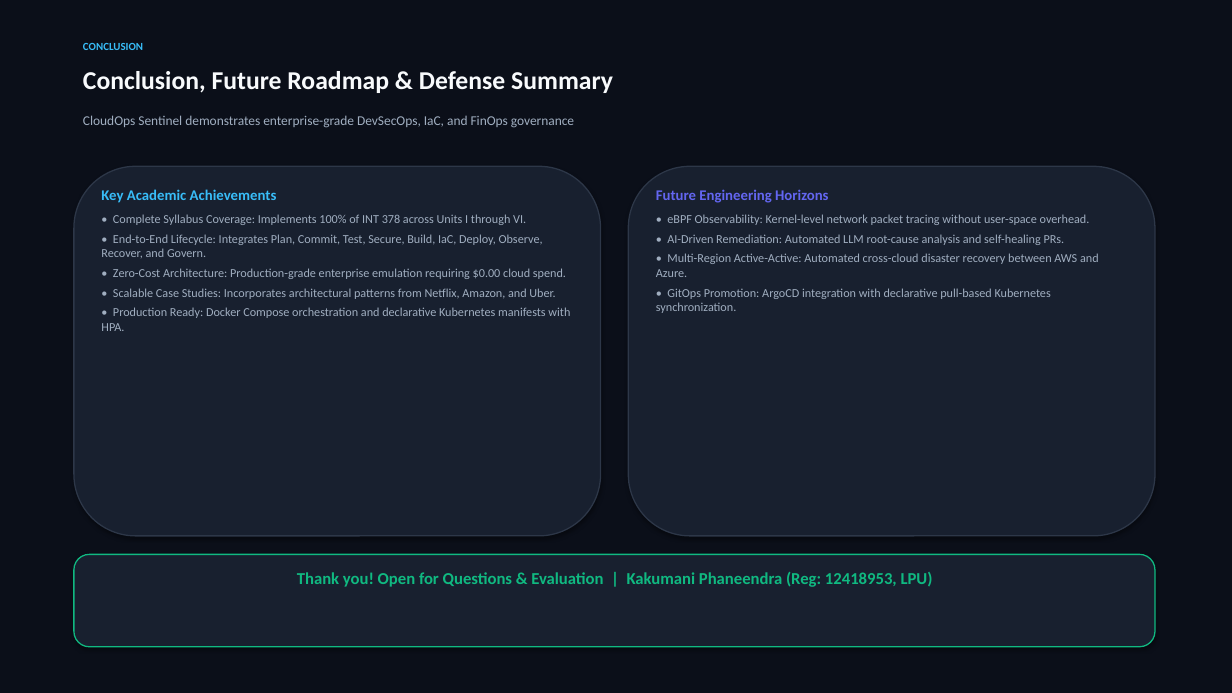
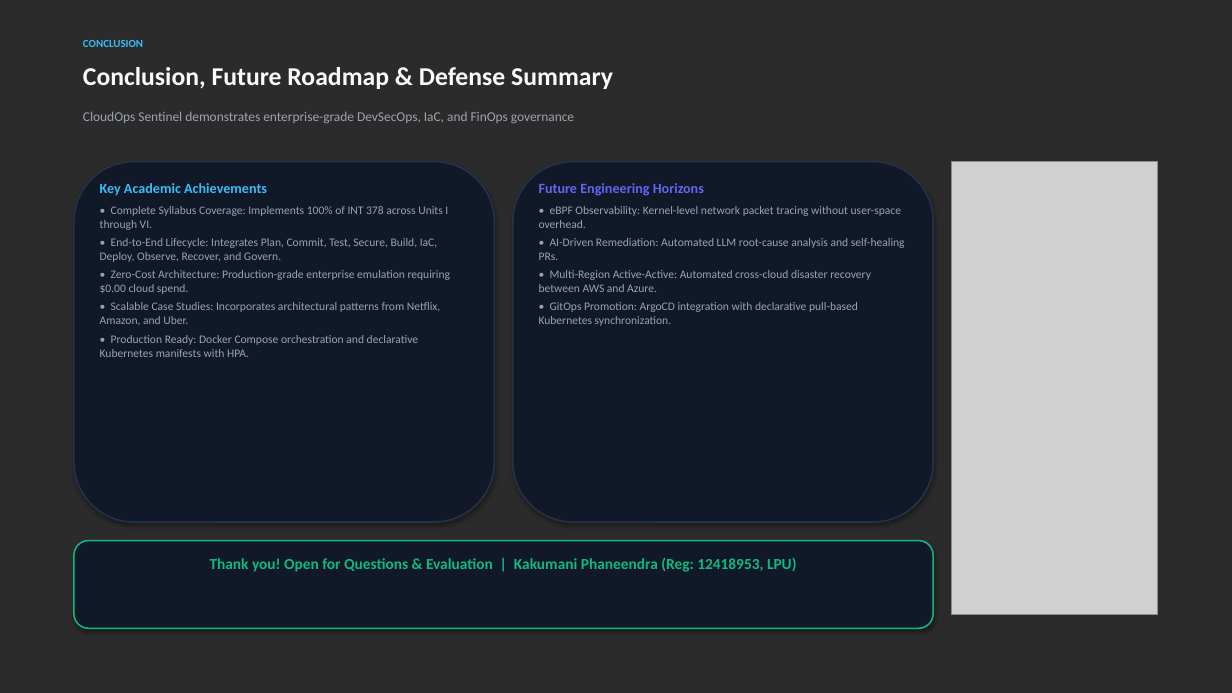
Before and after one commit to phanindra267/DevOps-WebApp, a slide deck: slide 13 of CloudOps_Sentinel_INT378_Presentation.pptx. Drawn at 1232x693 pixels with LibreOffice and Linux fonts; fonts in the diff are those of the drawing; grey boxes stand for pictures; background and template pictures are left out; a plain dark background stands for a picture behind light text. Boxes give left, top, right and bottom in pixels: in the first picture for what was removed or moved away, otherwise in the second. Text is boxed around its words. In the diff, an @@ line names an element or a change of style, - is before the commit and + after.

```diff
--- a/CloudOps_Sentinel_INT378_Presentation.pptx
+++ b/CloudOps_Sentinel_INT378_Presentation.pptx
@@ background #FFFFFF to picture (left out) @@
@@ rectangle removed at [0, 0, 1232, 693] @@
@@ text "Conclusion, Future Roadmap & Defense ...": place and size @@
-text "Conclusion, Future Roadmap & Defense ..." at [83, 71, 613, 93]
+text "Conclusion, Future Roadmap & Defense ..." at [83, 67, 613, 89]
@@ text "CloudOps Sentinel demonstrates enterprise-grade DevSecOps, ..." at [83, 111, 574, 123]: text colour #A0AEC0 to #9CA3AF @@
@@ rounded rectangle: place and size @@
-rounded rectangle at [74, 166, 601, 536]
+rounded rectangle at [74, 162, 494, 522]
@@ rounded rectangle at [74, 162, 494, 522]: fill #18202F to #111827; outline #2D3748 1 pt to #25334A 1.2 pt @@
@@ text "Key Academic Achievements" at [100, 183, 451, 357]: size 11.5 to 11 pt in "Key Academic Achievements"; size 9.5 to 9 pt, text colour #A0AEC0 to #9CA3AF; less space between paragraphs @@
@@ rounded rectangle at [513, 162, 933, 522]: fill #18202F to #111827; outline #2D3748 1 pt to #25334A 1.2 pt @@
@@ rounded rectangle: place and size @@
-rounded rectangle at [628, 166, 1155, 536]
+rounded rectangle at [513, 162, 933, 522]
@@ text "Future Engineering Horizons": place and size @@
-text "Future Engineering Horizons" at [656, 189, 1099, 313]
+text "Future Engineering Horizons" at [539, 183, 905, 326]
@@ text "Future Engineering Horizons" at [539, 183, 905, 326]: size 11.5 to 11 pt in "Future Engineering Horizons"; size 9.5 to 9 pt, text colour #A0AEC0 to #9CA3AF; less space between paragraphs @@
@@ picture added at [952, 162, 1158, 615] @@
@@ rounded rectangle: place and size @@
-rounded rectangle at [74, 555, 1155, 647]
+rounded rectangle at [74, 541, 933, 628]
@@ rounded rectangle at [74, 541, 933, 628]: fill #18202F to #111827; outline #10B981 1 pt to #10B981 1.2 pt @@
@@ text "Thank you! Open for Questions ...": place and size @@
-text "Thank you! Open for Questions ..." at [297, 572, 933, 587]
+text "Thank you! Open for Questions ..." at [210, 558, 797, 572]
@@ text "Thank you! Open for Questions ..." at [210, 558, 797, 572]: size 13 to 12 pt @@
```
Also in this commit, not shown: 12 other slides changed, 35 other files.
